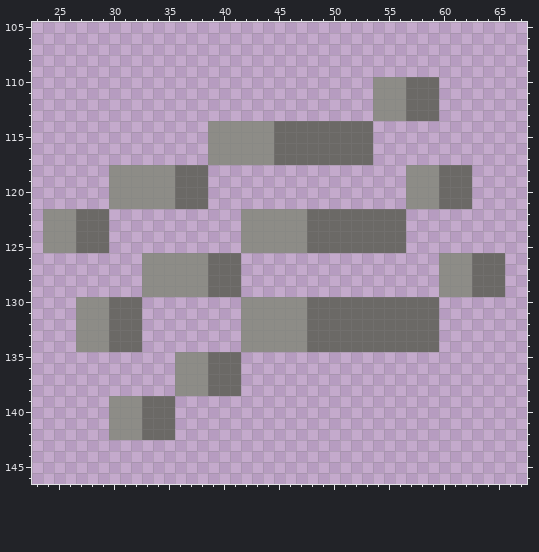
Sprite sheet -- DreamGame/data/scratch_5.png. The picture above was drawn from the file before the commit.
The file is 135x135 pixels. Shown: x 23..67, y 105..146. The old version is drawn lined up with the new one, on the new canvas.
New version:
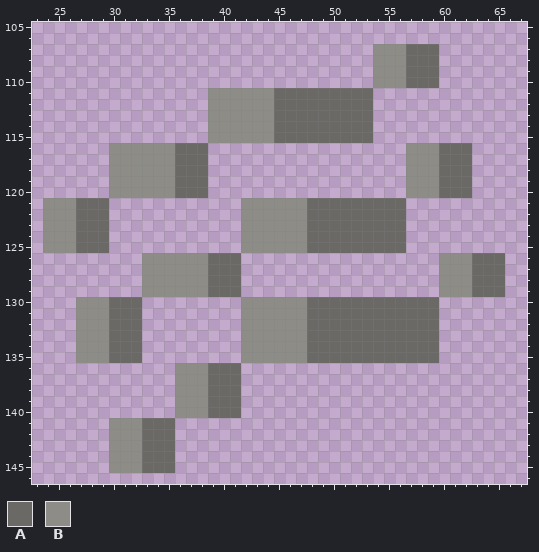
Palette (. is transparent): A #6b6966  B #8d8c87
Changes in this commit:
canvas 135x135 -> 135x160, the old top-left corner now at 0,20
@@ x 23..67 @@
 106 .............................................
-107 .............................................
-108 .............................................
-109 .............................................
+107 ...............................BBBAAA........
+108 ...............................BBBAAA........
+109 ...............................BBBAAA........
 110 ...............................BBBAAA........
-111 ...............................BBBAAA........
-112 ...............................BBBAAA........
-113 ...............................BBBAAA........
+111 ................BBBBBBAAAAAAAAA..............
+112 ................BBBBBBAAAAAAAAA..............
+113 ................BBBBBBAAAAAAAAA..............
 114 ................BBBBBBAAAAAAAAA..............
 115 ................BBBBBBAAAAAAAAA..............
-116 ................BBBBBBAAAAAAAAA..............
-117 ................BBBBBBAAAAAAAAA..............
+116 .......BBBBBBAAA..................BBBAAA.....
+117 .......BBBBBBAAA..................BBBAAA.....
 118 .......BBBBBBAAA..................BBBAAA.....
@@ x 23..67 @@
 120 .......BBBBBBAAA..................BBBAAA.....
-121 .......BBBBBBAAA..................BBBAAA.....
+121 .BBBAAA............BBBBBBAAAAAAAAA...........
 122 .BBBAAA............BBBBBBAAAAAAAAA...........
@@ x 23..67 @@
 134 ....BBBAAA.........BBBBBBAAAAAAAAAAAA........
-135 .............BBBAAA..........................
+135 ....BBBAAA.........BBBBBBAAAAAAAAAAAA........
 136 .............BBBAAA..........................
@@ x 28..43 @@
 138 ........BBBAAA..
-139 ..BBBAAA........
-140 ..BBBAAA........
+139 ........BBBAAA..
+140 ........BBBAAA..
 141 ..BBBAAA........
 142 ..BBBAAA........
-143 ................
-144 ................
-145 ................
+143 ..BBBAAA........
+144 ..BBBAAA........
+145 ..BBBAAA........
 146 ................
